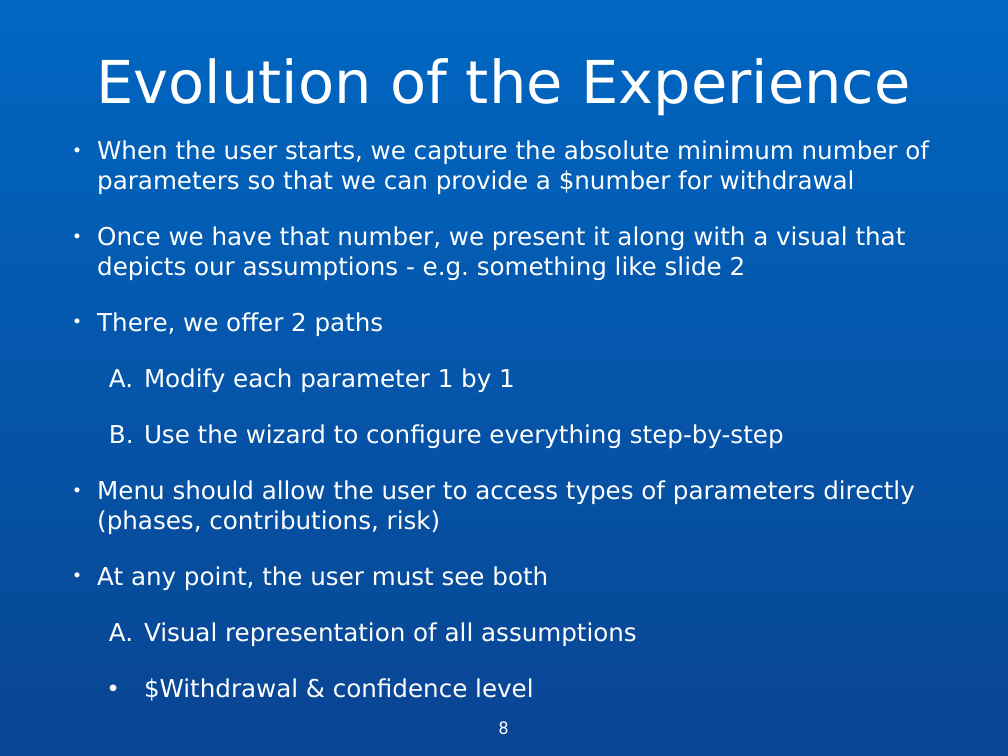
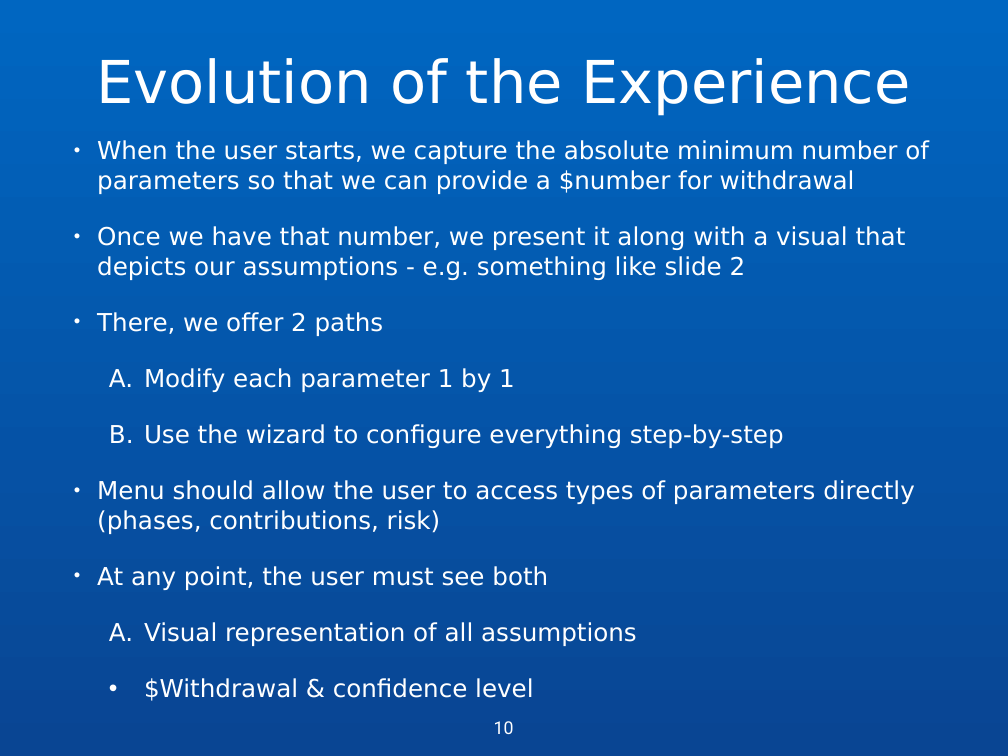
Before and after one commit to nfraenkel/Peace-of-Mind, a slide deck: slide 10 of Core Visual.ppt (slide 8 before the commit). Drawn at 1008x756 pixels with LibreOffice and Linux fonts; fonts in the diff are those of the drawing. Boxes give left, top, right and bottom in pixels: in the first picture for what was removed or moved away, otherwise in the second. Text is boxed around its words. In the diff, an @@ line names an element or a change of style, - is before the commit and + after.

```diff
--- a/Core Visual.ppt
+++ b/Core Visual.ppt
@@ page number added at bbox=[489, 717, 517, 746], 18 pt, text #FFFFFF @@
+10
@@ page number removed at bbox=[494, 717, 513, 746] @@
-8
```
Also in this commit, not shown: 1 other slide changed, 2 slides added, 7 other files.
